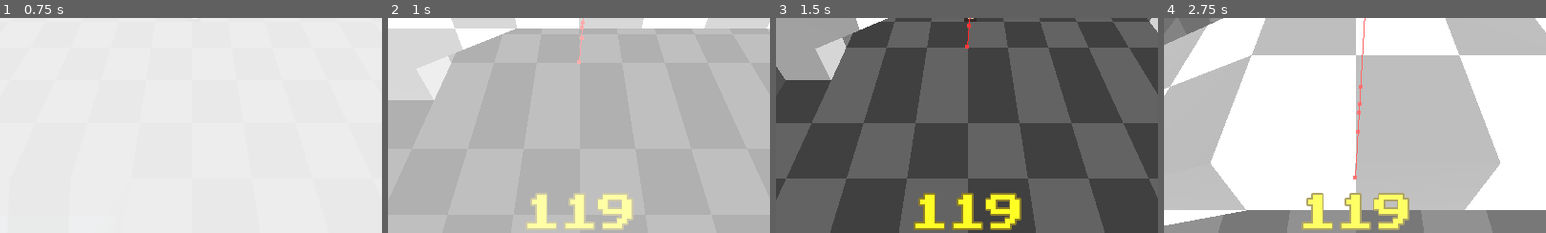
Above: before the commit, frames 1-4 (left to right).
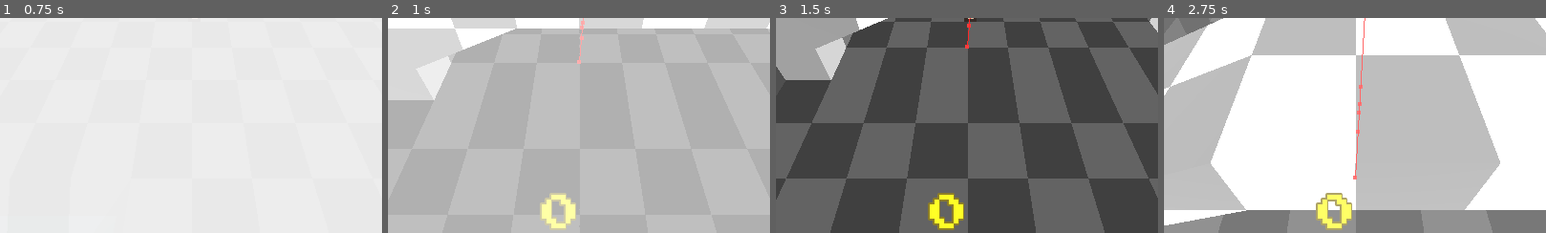
Above: after the commit, the same moments.

Repository: jacob-herrera/LD55
Game: Godot game, scene res://scenes/game.tscn
Two runs of this game, one before a commit and one after it. Both use one fixed random seed, a clock stepped at 60 frames per second and the inputs below. The engine's default icon, where the game draws it, is replaced by a stand-in: a white triangle on a blue panel in a dark square.
Inputs (mouse positions are % of the whole screen's width and height, from its top left):
- Up to frame 1 (0.75 s): tap Enter (ui_accept) at 0.5 s; move the mouse to (55, 50) at 0.52 s; hold W (move_forward) from 0.53 s (still down); tap 1 (dev_goto_hub) at 0.6 s
- Up to frame 2 (1 s): keep holding W (move_forward); tap Space (jump) at 0.77 s; tap 2 (dev_goto_room1) at 0.8 s
- Up to frame 3 (1.5 s): keep holding W (move_forward); move the mouse to (45, 50) at 1.27 s; tap 2 (dev_goto_room1) at 1.35 s
- Up to frame 4 (2.75 s): keep holding W (move_forward); tap Space (jump) at 1.52 s; tap 1 (dev_goto_hub) at 1.55, 2.1 s; move the mouse to (52, 48) at 2.02 s; tap 2 (dev_goto_room1) at 2.3 s
The pictures show only the part of the screen within x 25-75%, y 50-100%; the shares and areas given below are measured in that part.

Frame 1 is identical in both runs. In frame 2, 3.3% of the frame differs, in the area x 36-65%, y 81-99%; in frame 3, 3.3%; in frame 4, 3.3%.

Commit message:
Added A Potential Earnings Calculation Algorithim
It's a pretty simple baseline. It may or may not need to be tweaked more as development progresses.

Diff:
--- a/scripts/autoloads/game_coordinator.gd
+++ b/scripts/autoloads/game_coordinator.gd
@@ -19,7 +19,7 @@
 const HUB_TIME: float = 30.0
 const COMBAT_TIME: float = 60.0
 
-const ROOM_MULTI_TEMP: float = 2.0 #REPLACE THIS WHEN ROOM MULTIPLIERS CALCS ARE SET UP
+static var room_multi: int = 0
 
 static var current_room: Room = Room.HUB
 static var current_round: int = 0
@@ -44,10 +44,12 @@
 			time = HUB_TIME
 			globals.character.global_position = ROOM_HUB_TELE
 			in_hub = true
+			room_multi = 0
 		Room.ROOM_1:
 			time = COMBAT_TIME
 			globals.character.global_position = ROOM_1_TELE
 			in_hub = false
+			room_multi = 1
 	anim_player.play("fade_in")
 	globals.character.summon_circle.stop_anim()
 	globals.character.camera.tween_parameters.duration = PLAYER_CAMERA_DEFAULT_TWEEN
@@ -74,5 +76,4 @@
 	calc_earnings()
 
 func calc_earnings() -> int:
-	return time * ROOM_MULTI_TEMP
-	#print(earnings)
+	return time * room_multi * current_round
